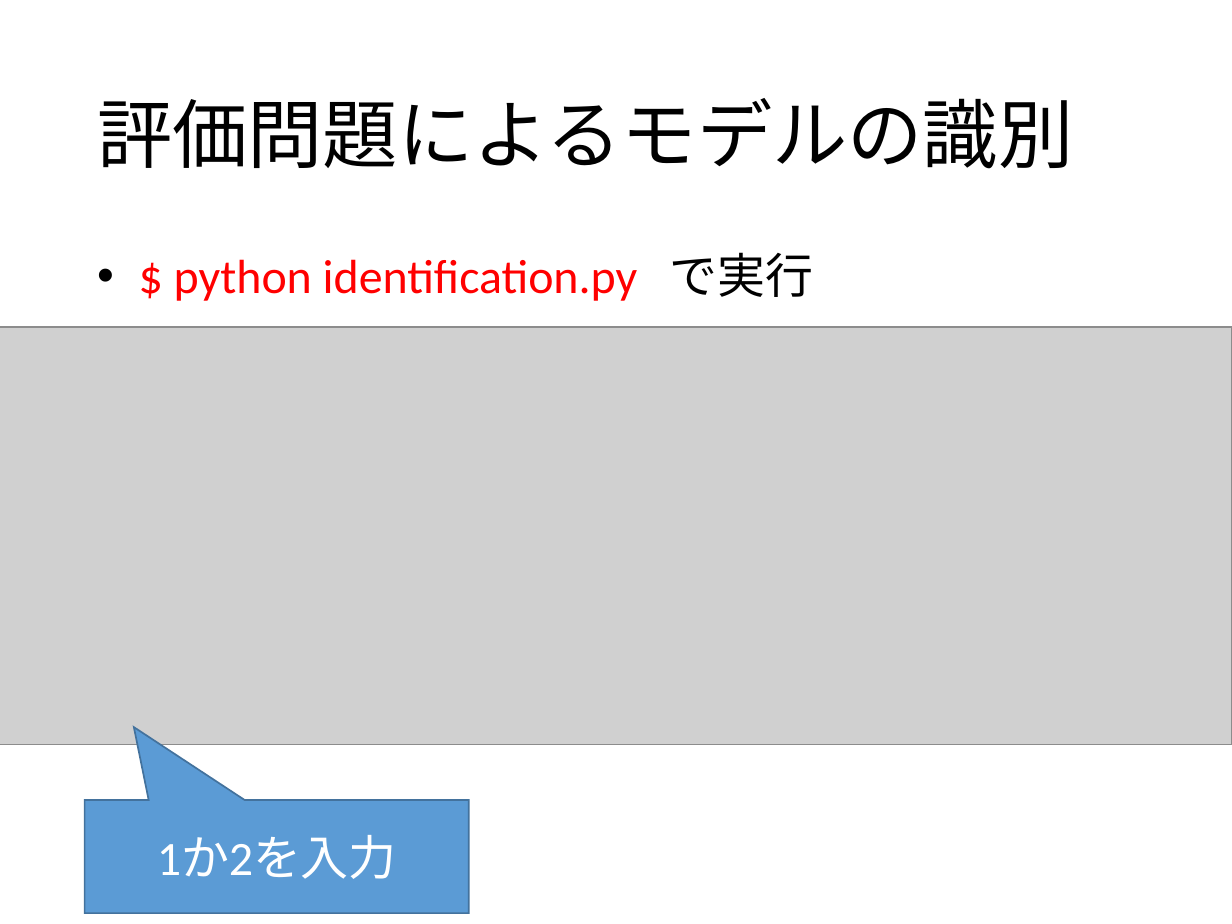
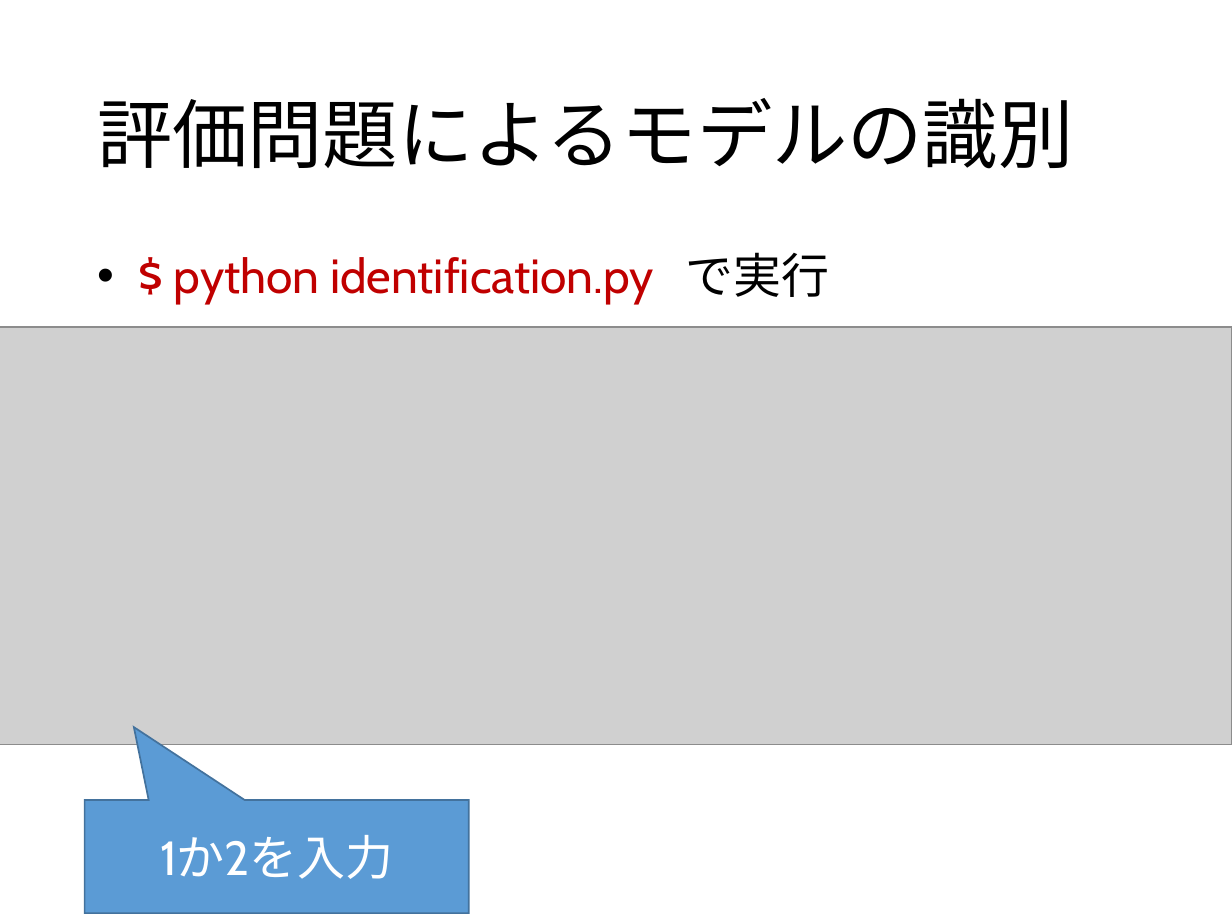
Before and after one commit to 2017B4/rinko, a slide deck: slide 29 of 輪講実習.pptx. Drawn at 1232x924 pixels with LibreOffice and Linux fonts; fonts in the diff are those of the drawing; grey boxes stand for pictures. Boxes give left, top, right and bottom in pixels: in the first picture for what was removed or moved away, otherwise in the second. Text is boxed around its words. In the diff, an @@ line names an element or a change of style, - is before the commit and + after.

```diff
--- a/輪講実習.pptx
+++ b/輪講実習.pptx
@@ text "$ python identification.py で実行" at [174, 252, 830, 304]: font Calibri to Cabin; text colour #FF0000 to #C00000 in "$ python identification.py" @@
@@ speech box "1か2を入力" at [85, 800, 469, 913]: font Calibri to Cabin @@
```
Also in this commit, not shown: 30 other slides changed.
